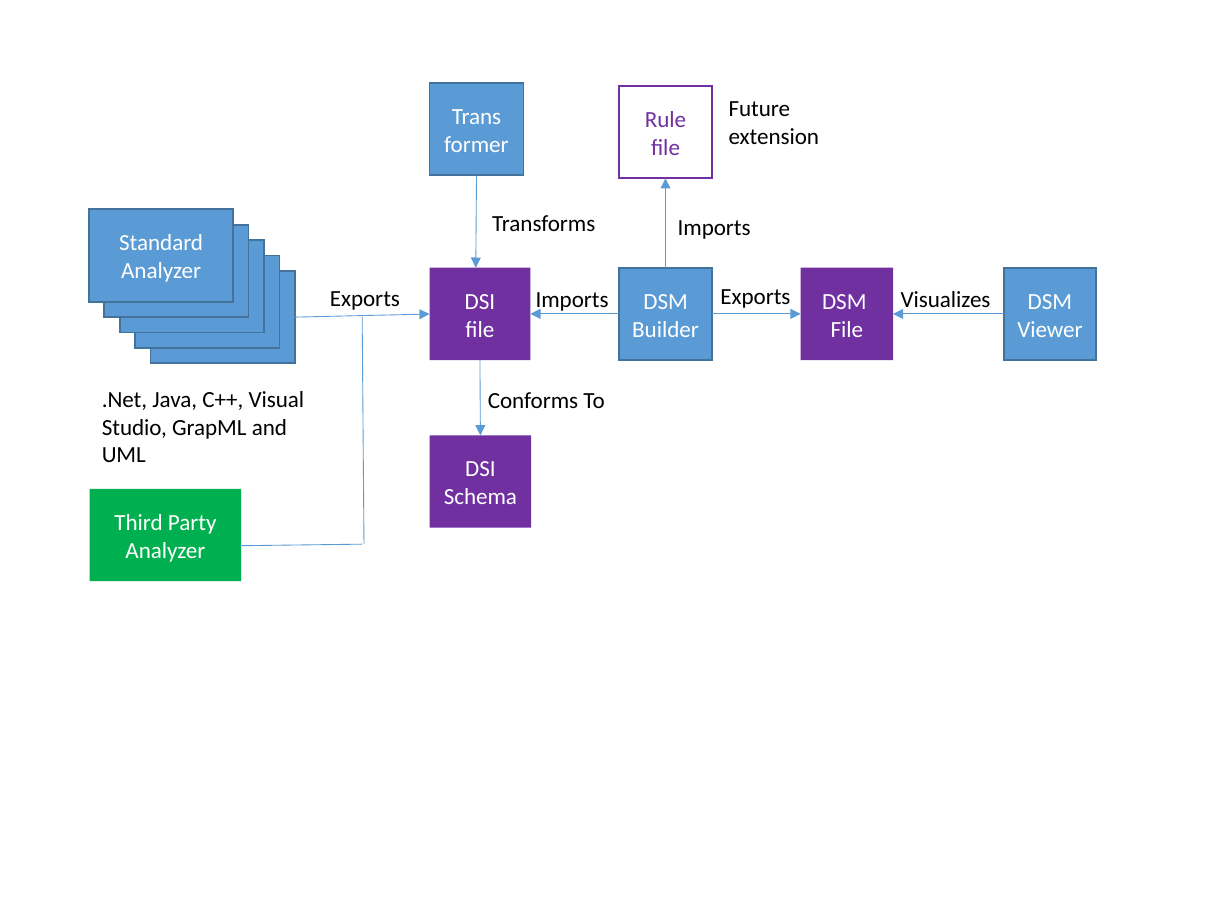
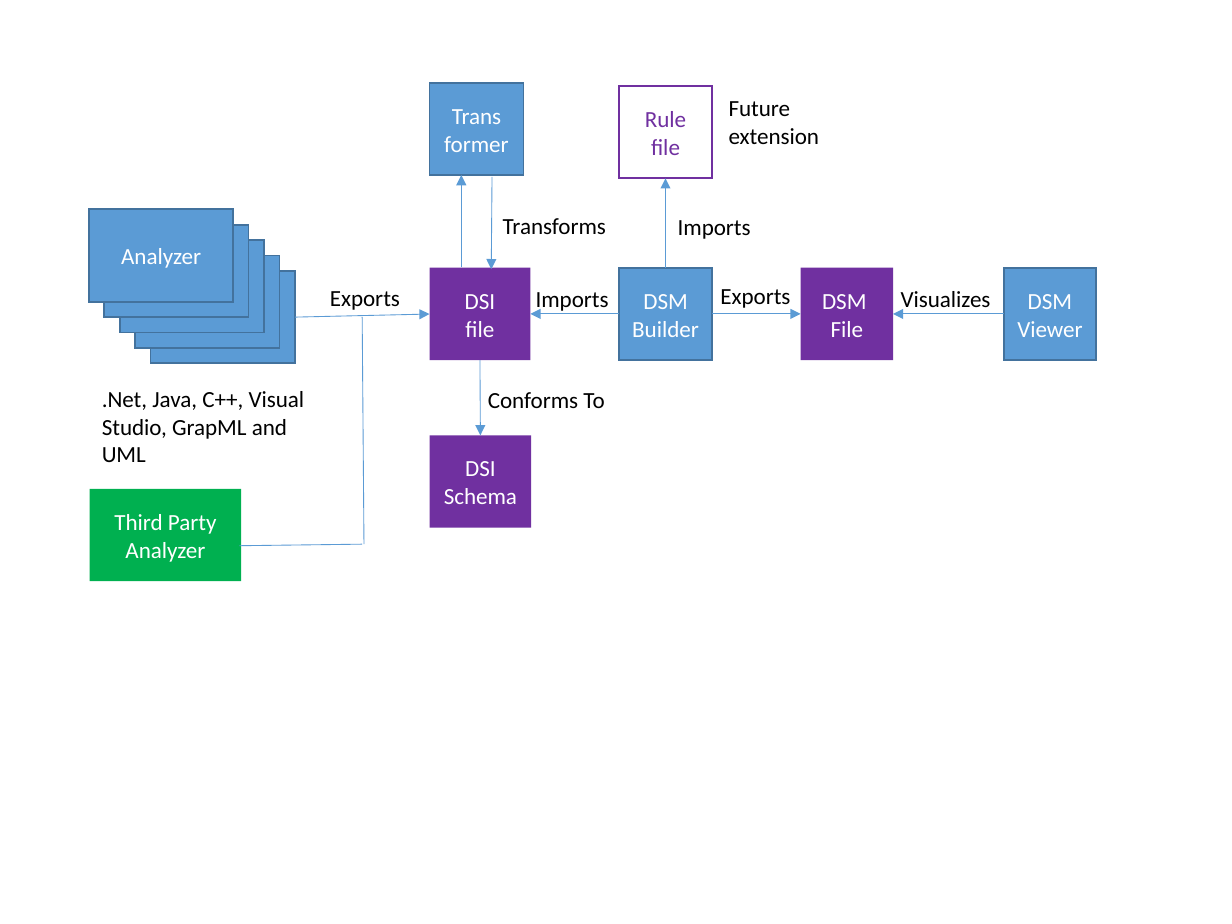
Before and after one commit to dsmsuite/dsmsuite.github.io, a slide deck: slide 1 of assets/img/Images.pptx. Drawn at 1232x924 pixels with LibreOffice and Linux fonts; fonts in the diff are those of the drawing. Boxes give left, top, right and bottom in pixels: in the first picture for what was removed or moved away, otherwise in the second. Text is boxed around its words. In the diff, an @@ line names an element or a change of style, - is before the commit and + after.

```diff
--- a/assets/img/Images.pptx
+++ b/assets/img/Images.pptx
@@ arrow added from (461, 267) to (461, 175), #5B9BD5 0.5 pt @@
@@ arrow moved from (477, 175) - (476, 267) to (492, 177) - (492, 270) @@
@@ text "Transforms": place and size @@
-text "Transforms" at [492,215,595,231]
+text "Transforms" at [503,218,606,234]
@@ text in rectangle at [119,234,203,250]: paragraph removed @@
-Standard
```
Also in this commit, not shown: 4 other files.
